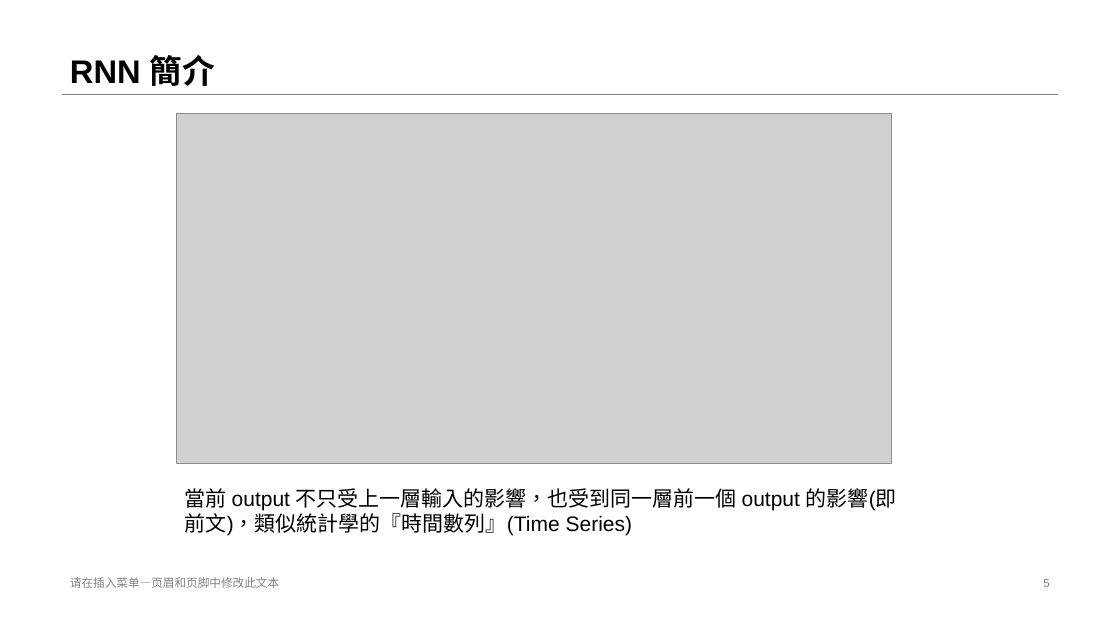
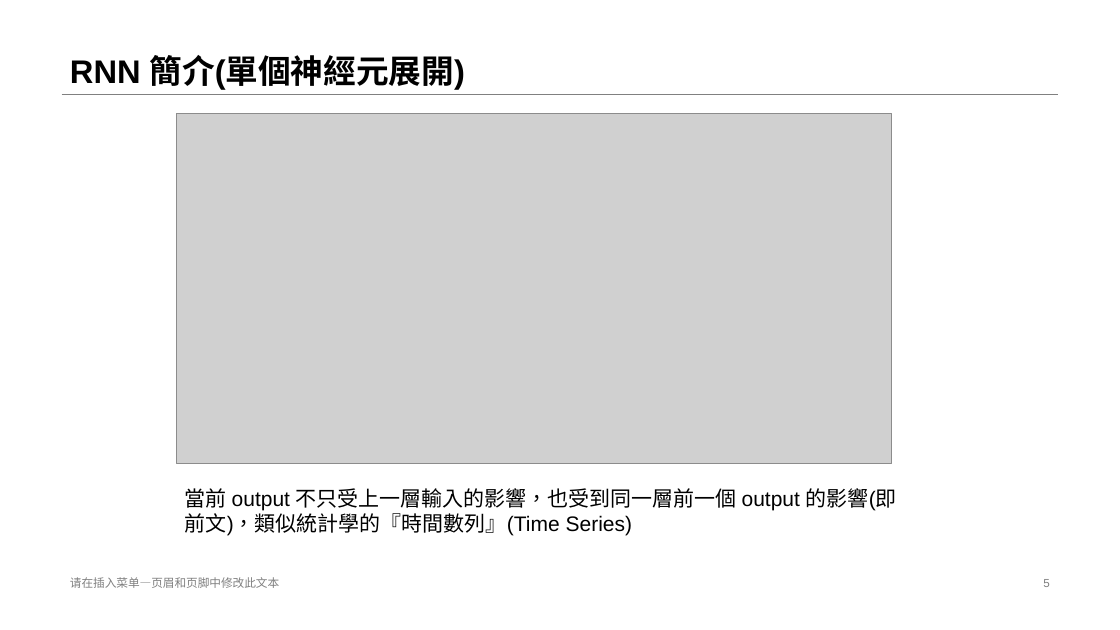
Before and after one commit to stereo720712/2020-11_2021-01_deep_learning_learn_report_record, a slide deck: slide 5 of 11_16_to_11_20_third/3.RNN.pptx. Drawn at 1120x630 pixels with LibreOffice and Linux fonts; fonts in the diff are those of the drawing; grey boxes stand for pictures. Boxes give left, top, right and bottom in pixels: in the first picture for what was removed or moved away, otherwise in the second. Text is boxed around its words. In the diff, an @@ line names an element or a change of style, - is before the commit and + after.

```diff
--- a/11_16_to_11_20_third/3.RNN.pptx
+++ b/11_16_to_11_20_third/3.RNN.pptx
@@ title at bbox=[70, 55, 465, 90]: text changed @@
-RNN 簡介
+RNN 簡介(單個神經元展開)
```
Also in this commit, not shown: 2 slides added, 4 other files.
